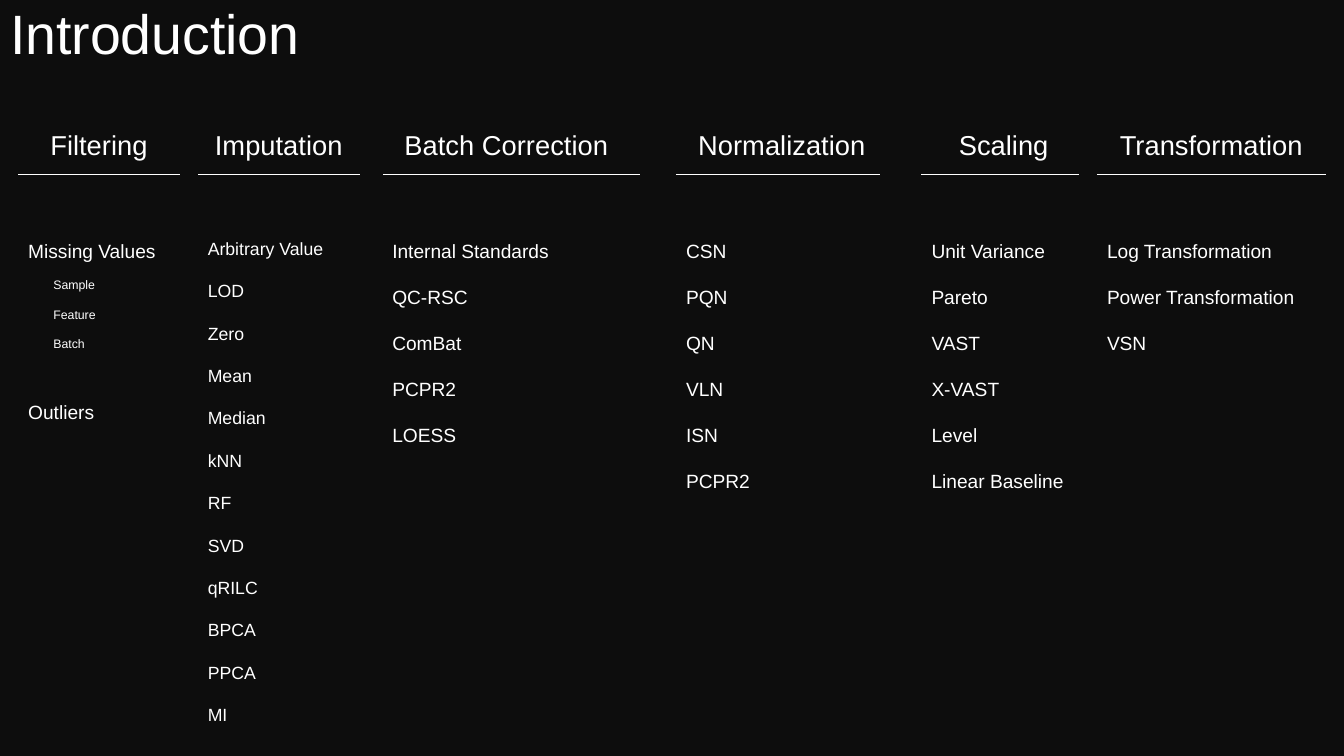
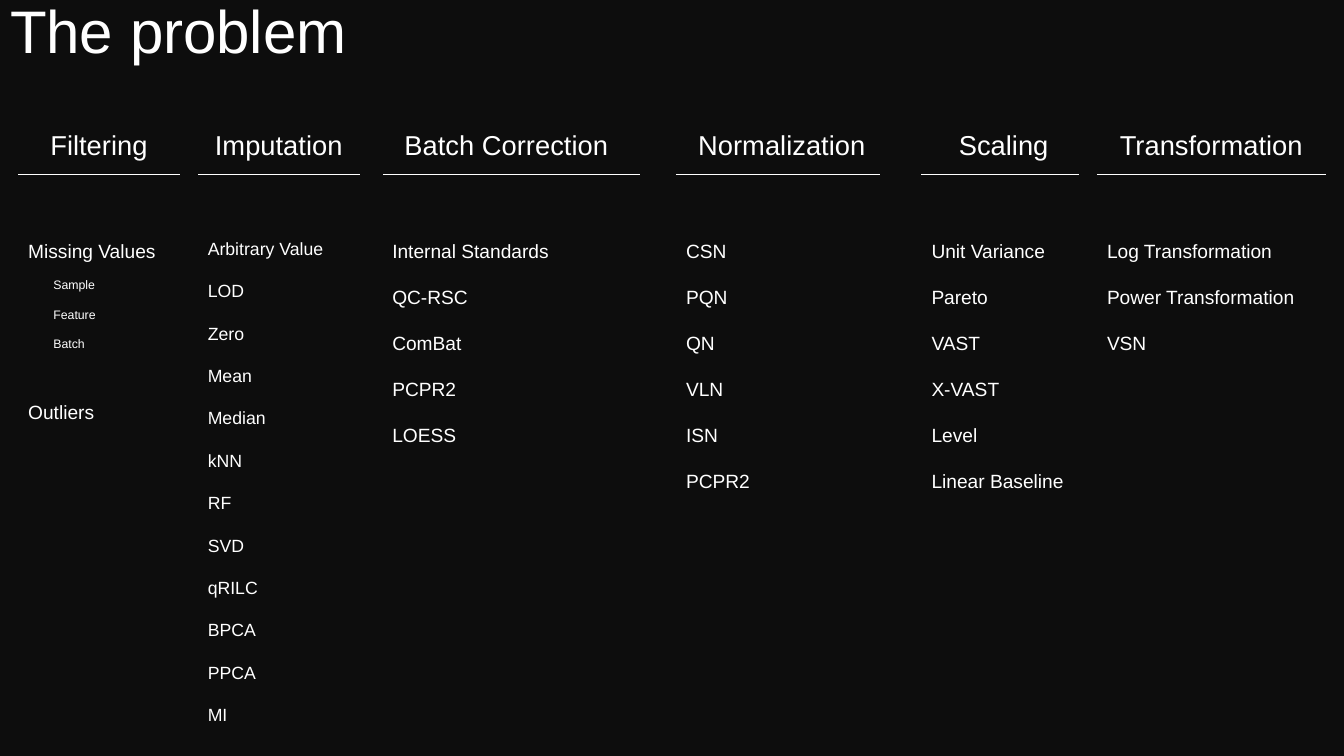
Before and after one commit to eperezme/metaboPipe, a slide deck: slide 21 of Defense/metaboPipe.pptx (slide 10 before the commit). Drawn at 1344x756 pixels with LibreOffice and Linux fonts; fonts in the diff are those of the drawing. Boxes give left, top, right and bottom in pixels: in the first picture for what was removed or moved away, otherwise in the second. Text is boxed around its words. In the diff, an @@ line names an element or a change of style, - is before the commit and + after.

```diff
--- a/Defense/metaboPipe.pptx
+++ b/Defense/metaboPipe.pptx
@@ title removed at [10, 13, 300, 55] @@
-Introduction
@@ text added at [10, 9, 347, 64], 42.9 pt, text #FFFFFF @@
+The problem
```
Also in this commit, not shown: 14 other slides changed, 39 slides added, 15 other files.
